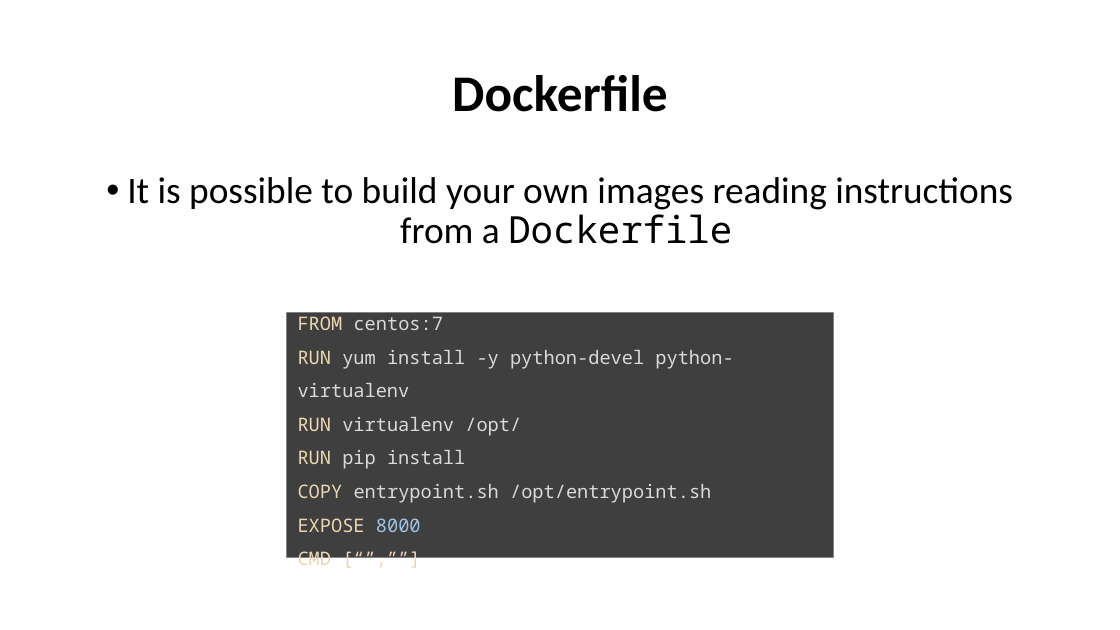
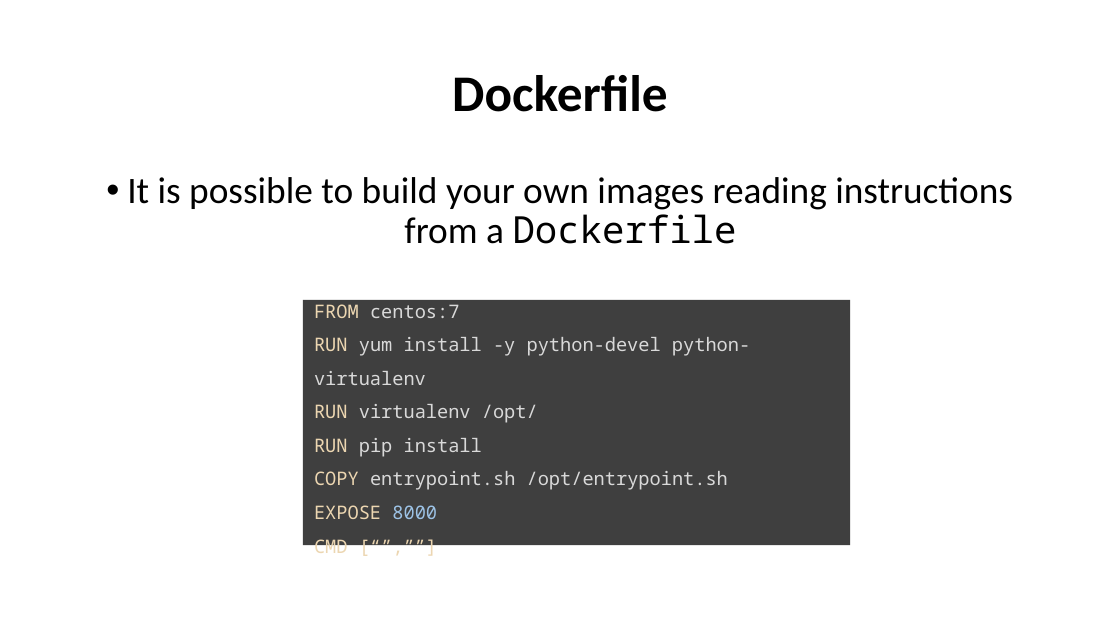
Before and after one commit to ajayyadav12/Aks_training, a slide deck: slide 5 of Azure-AKS-Kubernetes-Masterclass-V16.pptx. Drawn at 1120x630 pixels with LibreOffice and Linux fonts; fonts in the diff are those of the drawing. Boxes give left, top, right and bottom in pixels: in the first picture for what was removed or moved away, otherwise in the second. Text is boxed around its words. In the diff, an @@ line names an element or a change of style, - is before the commit and + after.

```diff
--- a/Azure-AKS-Kubernetes-Masterclass-V16.pptx
+++ b/Azure-AKS-Kubernetes-Masterclass-V16.pptx
@@ rectangle "FROM centos:7" moved from (x1=286, y1=312, x2=834, y2=557) to (x1=303, y1=300, x2=850, y2=545) @@
```
Also in this commit, not shown: 1 other slide changed, 5 other files.
